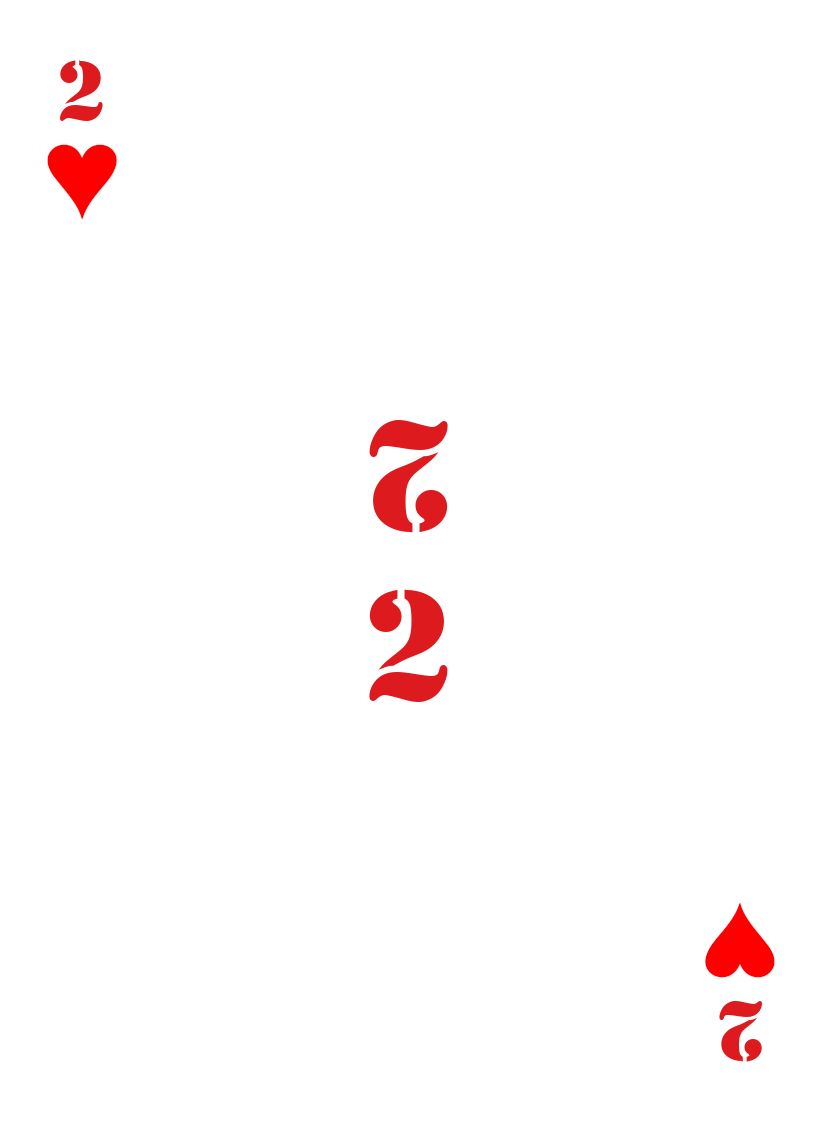
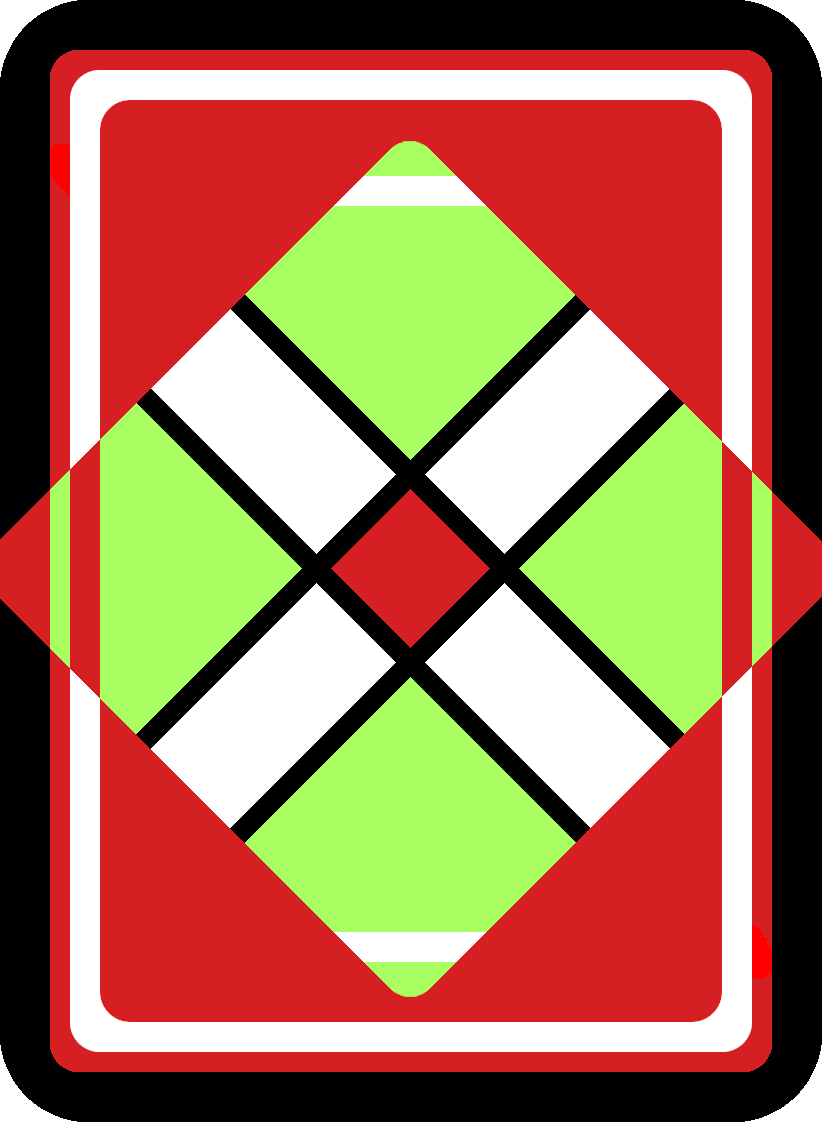
Layered file, before and after one edit (822px x 1122px). Changes by layer:
removed layer "2 #3" over 719, 1001, 762, 1062
removed layer "2" over 60, 60, 103, 121
removed layer "2 #1" over 369, 420, 448, 533
removed layer "2 #2" over 369, 589, 448, 702
painted on "Background" over 0, 0, 822, 1122
